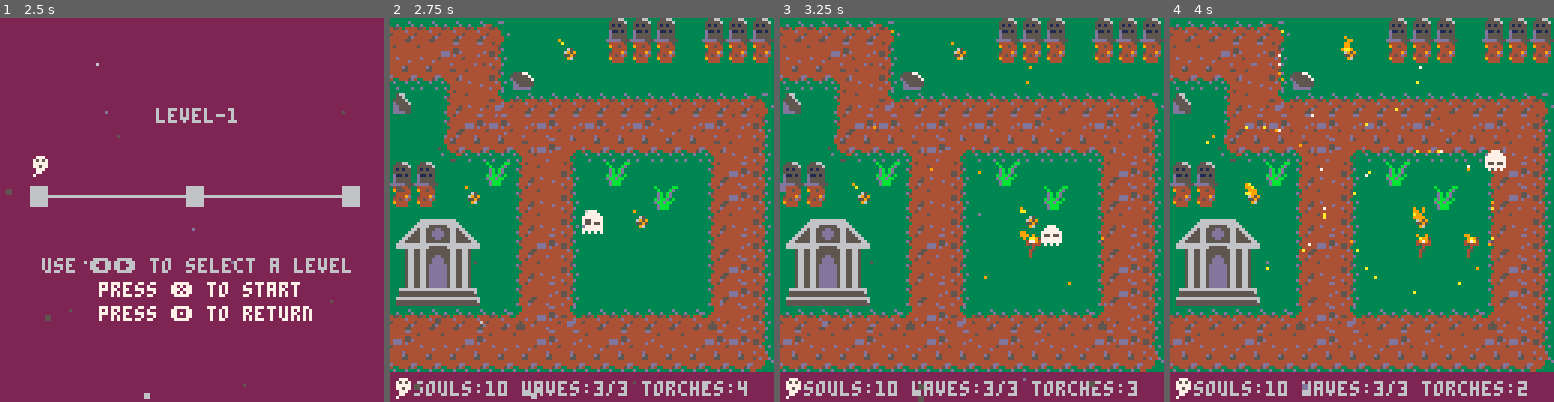
Above: before the commit, frames 1-4 (left to right).
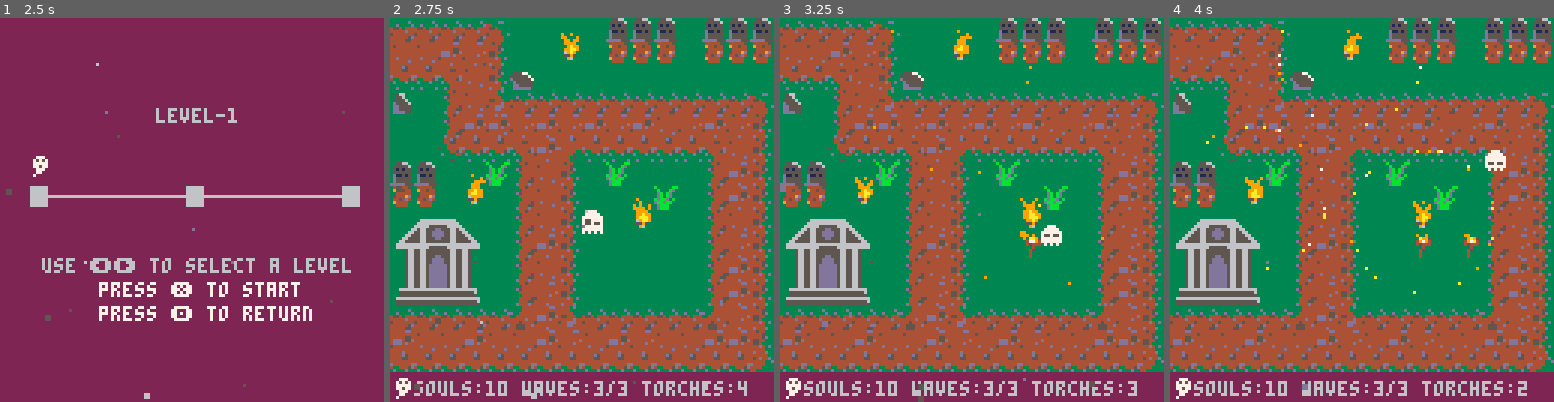
Above: after the commit, the same moments.

Repository: NicolaMigliore/grave_defence
Game: PICO-8 cartridge grave_defence.p8
Same seed, same stepped clock (60 frames per second), same inputs: the game is played once before the commit and once after it.
Inputs:
- Up to frame 1 (2.5 s): tap O (Z key) at 0.33, 0.7, 1.43, 2.22 s; tap X (X key) at 1.07, 2.07, 2.4 s; hold Left 1.97-2.37 s; hold Down from 2.42 s (still down)
- Up to frame 2 (2.75 s): keep holding Down; tap X (X key) at 2.73 s
- Up to frame 3 (3.25 s): release Down at 2.82 s; hold Right from 2.87 s (still down); tap X (X key) at 3.07 s; tap O (Z key) at 3.1 s
- Up to frame 4 (4 s): tap X (X key) at 3.4, 3.73 s; release Right at 3.53 s; hold Up from 3.58 s (still down); tap O (Z key) at 3.98 s

Frame 1 is identical in both runs. In frame 2, 0.5% of the frame differs, in the area x 19-68%, y 3-54%; in frame 3, 0.5%, in the area x 18-68%, y 3-54%; in frame 4, 0.5%.

Commit message:
Updated flame sprites and added warning colors on low power

Diff:
--- a/grave_defence.p8
+++ b/grave_defence.p8
@@ -16,14 +16,14 @@
 #include scripts/particles.lua
 #include scripts/utils.lua
 __gfx__
-00000000000000000000000000990000000090000090090000000000000900000090000000000000000000009000090033333333333333333333333333333333
-0000000000000050000000500009a900000aa900000a990000000000000000900009000009000090090090000900900033333333333333333333333333333333
-00700700004000400040004000097a000007790000097900000000000000999909090090099a090009900090009000a033365333333653333336533333365333
-0007700000454440004544400000000000000000000000000000000000099900099a90900099a900009909900099000033695933336252333361513333695133
-000770000000400000004000000000000000000000000000000000000009990000a999000009999000a99900099a990033559533335525333355153333559533
-007007000004500000045000000000000000000000000000000000000099a9900099a990009aa9900009aa900a9aaa9033396333333263333331633333326333
-00000000000400000004000000000000000000000000000000000000009aa990009aa09000aa999000999a900999aa9033333333333333333333333333333333
-000000000004000000040000000000000000000000000000000000000009999000099990009a99900009a9000099a90033333333333333333333333333333333
+00000000000000000000000000990000000090000090090000000000000000000000000000000000000000000000000033333333333333333333333333333333
+0000000000000050000000500009a900000aa900000a990000000000000000000000000000000000000000000000000033333333333333333333333333333333
+00700700004000400040004000097a00000779000009790000000000000000000000000000000000000000000000000033365333333653333336533333365333
+00077000004544400045444000000000000000000000000000000000000000000000000000000000000000000000000033695933336252333361513333695133
+00077000000040000000400000000000000000000000000000000000000000000000000000000000000000000000000033559533335525333355153333559533
+00700700000450000004500000000000000000000000000000000000000000000000000000000000000000000000000033396333333263333331633333326333
+00000000000400000004000000000000000000000000000000000000000000000000000000000000000000000000000033333333333333333333333333333333
+00000000000400000004000000000000000000000000000000000000000000000000000000000000000000000000000033333333333333333333333333333333
 000000000000000000000000000000000000000000000000000000000000000000000000333333333334454444544d44445443330000000000000000b00000bb
 000777000000000000000000007007000000000000000000000000000000000000000000333333d333334444444dd4444444533300566000000000000b000bd0
 00757570000000000007700007000070000000000000000000000000000000000000000033d3333d33d54444444dd44444445d3300556000055577000db0bd00
--- a/scripts/power_flame.lua
+++ b/scripts/power_flame.lua
@@ -34,19 +34,30 @@
                 pf.spr_i=1
             end
 
+            -- set flame color
             pal(9,pf.colors[1])
             pal(10,pf.colors[2])
             pal(7,pf.colors[3])
-            local spr_x=48+(flr(pf.spr_i)*8)
-            local spr_size=8/pf.max_power*pf.power
-            sspr(spr_x,0,7,7,pf.x,pf.y-spr_size/3,spr_size,spr_size)
-            -- spr(pf.sprites[flr(pf.spr_i)],pf.x,pf.y)
+
+            local power_perc = pf.power/pf.max_power
+            local spr_offset
+            if power_perc > 0.66 then
+                spr_offset = 138
+            elseif power_perc > 0.33 then
+                spr_offset = 154
+            else
+                spr_offset = 170
+            end
+            -- override colors for low flames
+            if (power_perc <= 0.40) pal(pf.colors[1],blink_color2.color) pal(pf.colors[2],blink_color2.color) pal(pf.colors[3],blink_color2.color)
+
+            spr(spr_offset + flr(pf.spr_i),pf.x,pf.y-4)
 
             -- draw link particles
             for t_id in all(pf.ltorches) do
                 local t = get_torch(t_id)
                 draw_link_particles(
-                    {pf.x,pf.y,spr_size,spr_size},
+                    {pf.x,pf.y,8,8},
                     {t.x*8,t.y*8,8,8},
                     pf.colors[1]
                 )
@@ -115,15 +126,10 @@
     for t_id in all(_pf.ltorches) do
         local t = get_torch(t_id)
         t.pf_id = 0
-        --torches[t_id].pf_id=0
     end
-
-    --delete power flame
-    --del(pflames, _pf)
 end
 
 function consume_flame(_id,_power_delta)
-    -- local pf = pflames[tostr(_id)]
     local pf = get_pflame(_id)
     if (pf==nil) return
 
@@ -158,13 +164,12 @@
         for j=0,15 do
             local map_tile = mget(i,j)
             if map_tile>11 and map_tile<16 then
-                local power=rnd({1,2})
                 local kind=1
                 local theme={9,10,7}--rnd(flame_themes)
                 if(map_tile==13) kind = 2
                 if(map_tile==14) kind = 3
                 if(map_tile==15) kind = rnd({1,2,3})
-                add_pflame(i*8,j*8,power,kind)
+                add_pflame(i*8,j*8,2,kind)
             end
         end
     end
